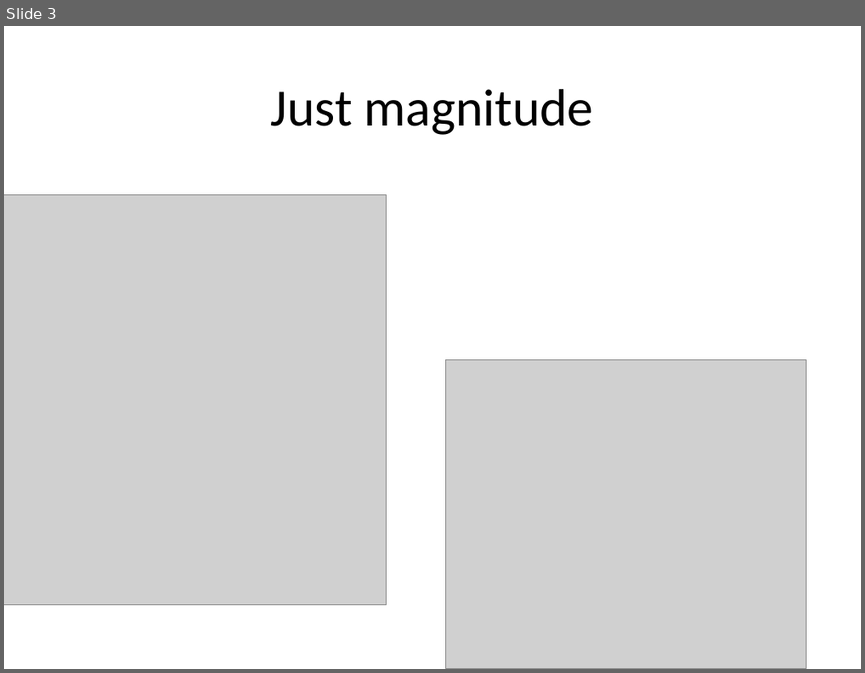
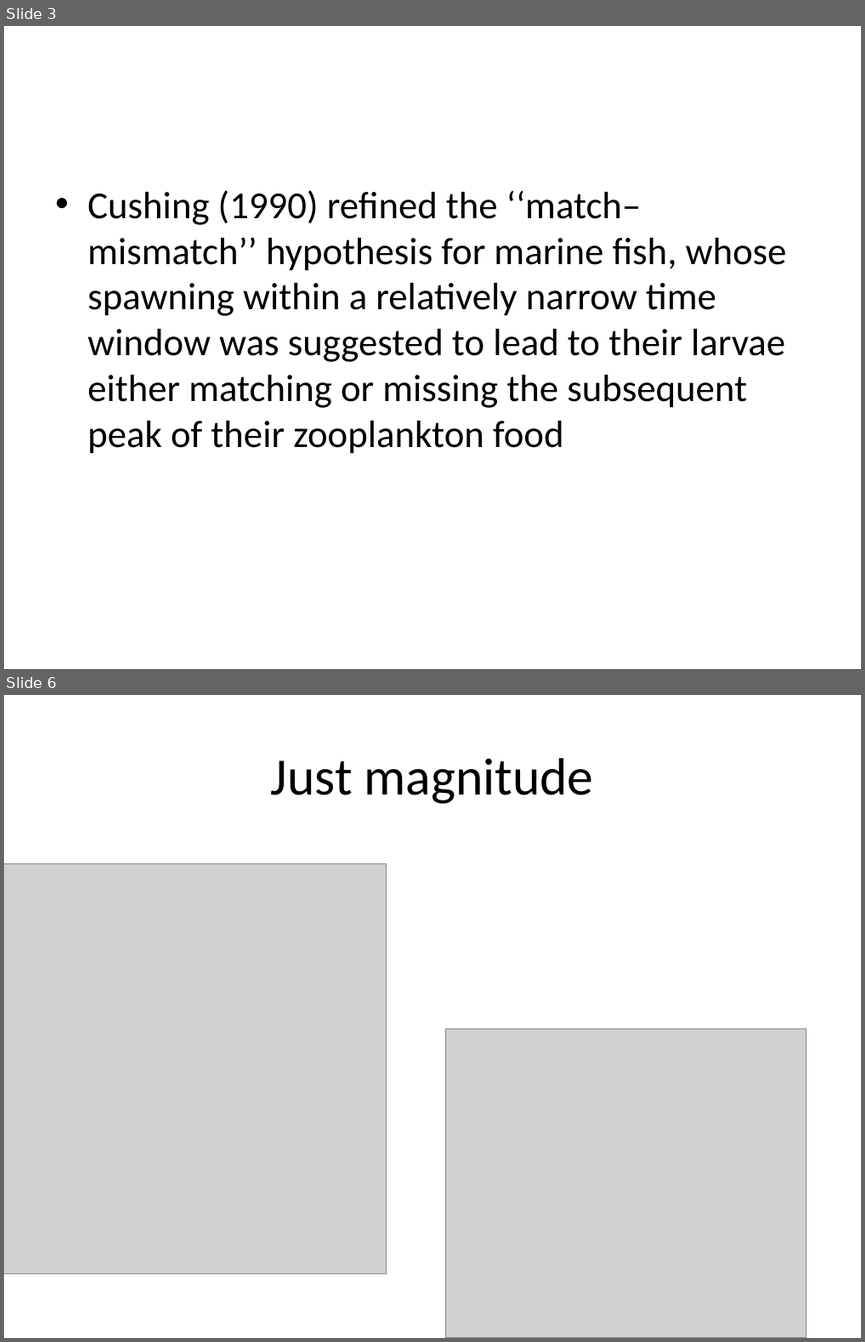
Before and after one commit to kharouba/sync_fitness, a slide deck: ESA_2017.pptx. Shown one above the other, each under a label of ours: slide 3 before the commit, slides 3 and 6 after it; the slides between them are not shown. The pictures are 865x673 and 865x1342 pixels, drawn with LibreOffice and Linux fonts; fonts in the diff are those of the drawing; grey boxes stand for pictures. Boxes give left, top, right and bottom in pixels: in the first picture for what was removed or moved away, otherwise in the second. Text is boxed around its words. In the diff, an @@ line names an element or a change of style, - is before the commit and + after.

```diff
--- a/ESA_2017.pptx
+++ b/ESA_2017.pptx
@@ slide 3 added at box(4, 26, 861, 669), background #FFFFFF @@
@@ text added at box(87, 190, 787, 454), 32 pt, text #000000 @@
+• Cushing (1990) refined the ‘‘match–mismatch’’ hypothesis for marine fish, whose spawning within a relatively narrow time window was suggested to lead to their larvae either matching or missing the subsequent peak of their zooplankton food
@@ what was slide 3 is now slide 6 @@
```
Also in this commit, not shown: 1 slide changed, 4 other slides added, 38 other files.
